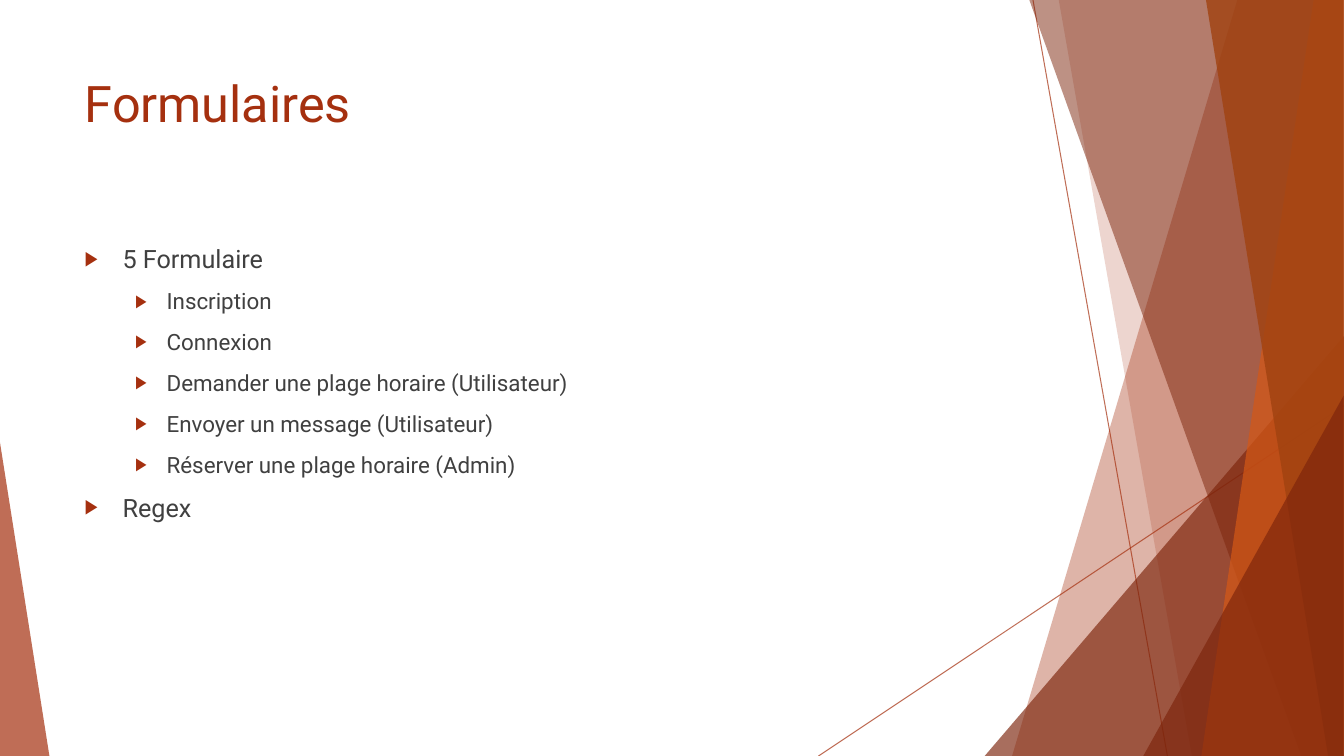
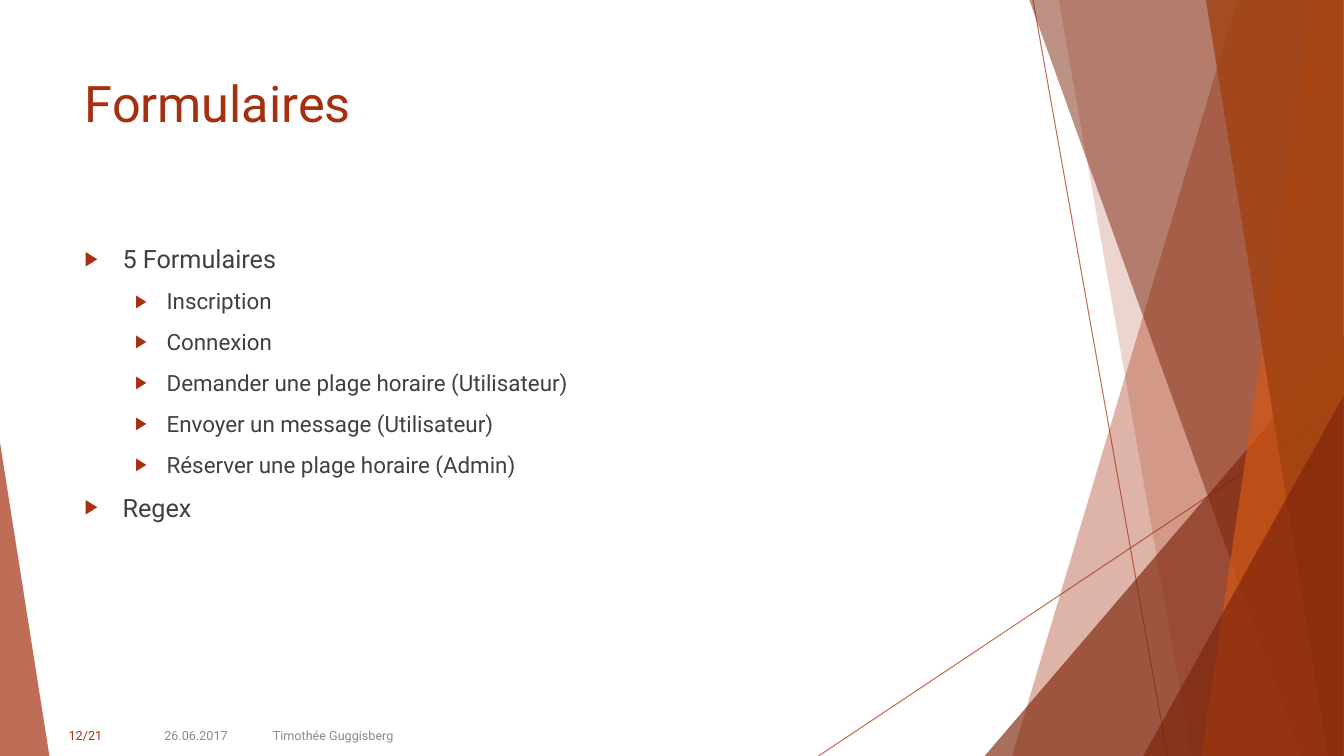
Before and after one commit to guggisbeti/DemoMot, a slide deck: slide 12 of Documentation/Projet DemoMot.pptx. Drawn at 1344x756 pixels with LibreOffice and Linux fonts; fonts in the diff are those of the drawing. Boxes give left, top, right and bottom in pixels: in the first picture for what was removed or moved away, otherwise in the second. Text is boxed around its words. In the diff, an @@ line names an element or a change of style, - is before the commit and + after.

```diff
--- a/Documentation/Projet DemoMot.pptx
+++ b/Documentation/Projet DemoMot.pptx
@@ text at [123, 249, 276, 269]: text changed @@
-▶ 5 Formulaire
+▶ 5 Formulaires
@@ page number added at [69, 731, 103, 741], 9 pt, text #A5300F @@
+12/21
@@ text added at [164, 731, 227, 740], 9 pt, text #8C8C8C @@
+26.06.2017
@@ text added at [273, 730, 393, 743], 9 pt, text #8C8C8C @@
+Timothée Guggisberg
```
Also in this commit, not shown: 14 other slides changed, 5 slides added, 3 slides removed, 1 other file.
